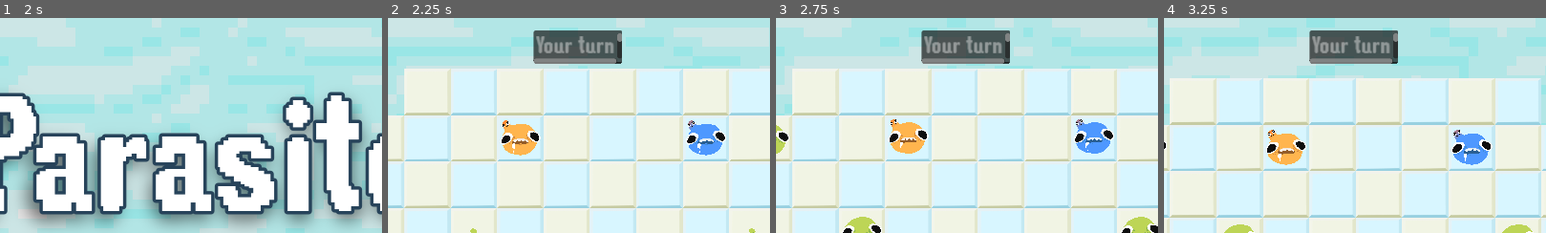
Above: before the commit, frames 1-4 (left to right).
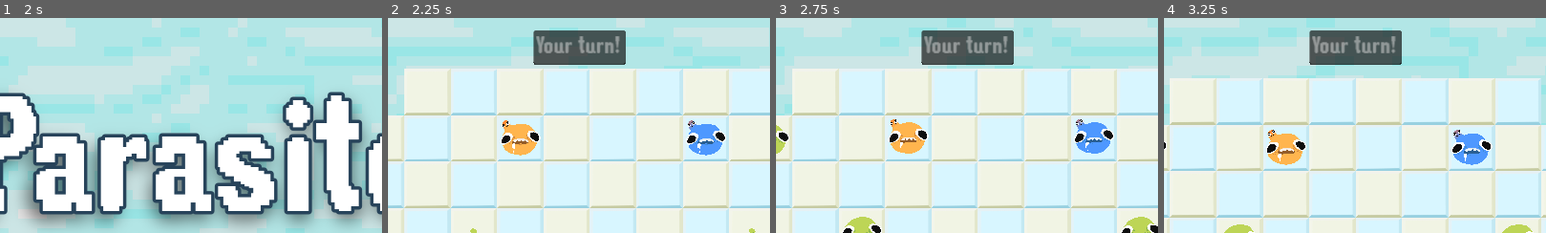
Above: after the commit, the same moments.

Repository: patator62180/GDWL_67
Game: Godot game, scene res://scenes/main/main.tscn
Same seed, same stepped clock (60 frames per second), same inputs: the game is played once before the commit and once after it.
Inputs (mouse positions are % of the whole screen's width and height, from its top left):
- Up to frame 1 (2 s): click "[FAKE] Start as player (local)" at 0.5 s; click (58, 82) at 1.27 s; type "12" at 1.35 s
- Up to frame 2 (2.25 s): click "PLAY LOCAL" at 2 s
- Up to frame 3 (2.75 s): no input
- Up to frame 4 (3.25 s): tap Enter (ui_accept) at 2.75 s; drag from (50, 50) to (60, 28) at 2.77 s
The pictures show only the part of the screen within x 25-75%, y 0-50%; the shares and areas given below are measured in that part.

Frame 1 is identical in both runs. In frame 2, 1.0% of the frame differs, in the area x 38-63%, y 5-22%; in frame 3, 1.0%; in frame 4, 1.0%.

Commit message:
Update hud.tscn

Diff:
--- a/scenes/HUD/hud.tscn
+++ b/scenes/HUD/hud.tscn
@@ -150,8 +150,8 @@
 anchor_right = 0.5
 offset_left = -67.0
 offset_top = 19.0
-offset_right = 67.0
-offset_bottom = 69.0
+offset_right = 72.0
+offset_bottom = 71.0
 grow_horizontal = 2
 mouse_filter = 2
 mouse_force_pass_scroll_events = false
@@ -171,10 +171,10 @@
 anchors_preset = 5
 anchor_left = 0.5
 anchor_right = 0.5
-offset_left = -150.5
+offset_left = -150.0
 offset_top = 19.0
-offset_right = 150.5
-offset_bottom = 69.0
+offset_right = 155.0
+offset_bottom = 71.0
 grow_horizontal = 2
 mouse_filter = 2
 mouse_force_pass_scroll_events = false
